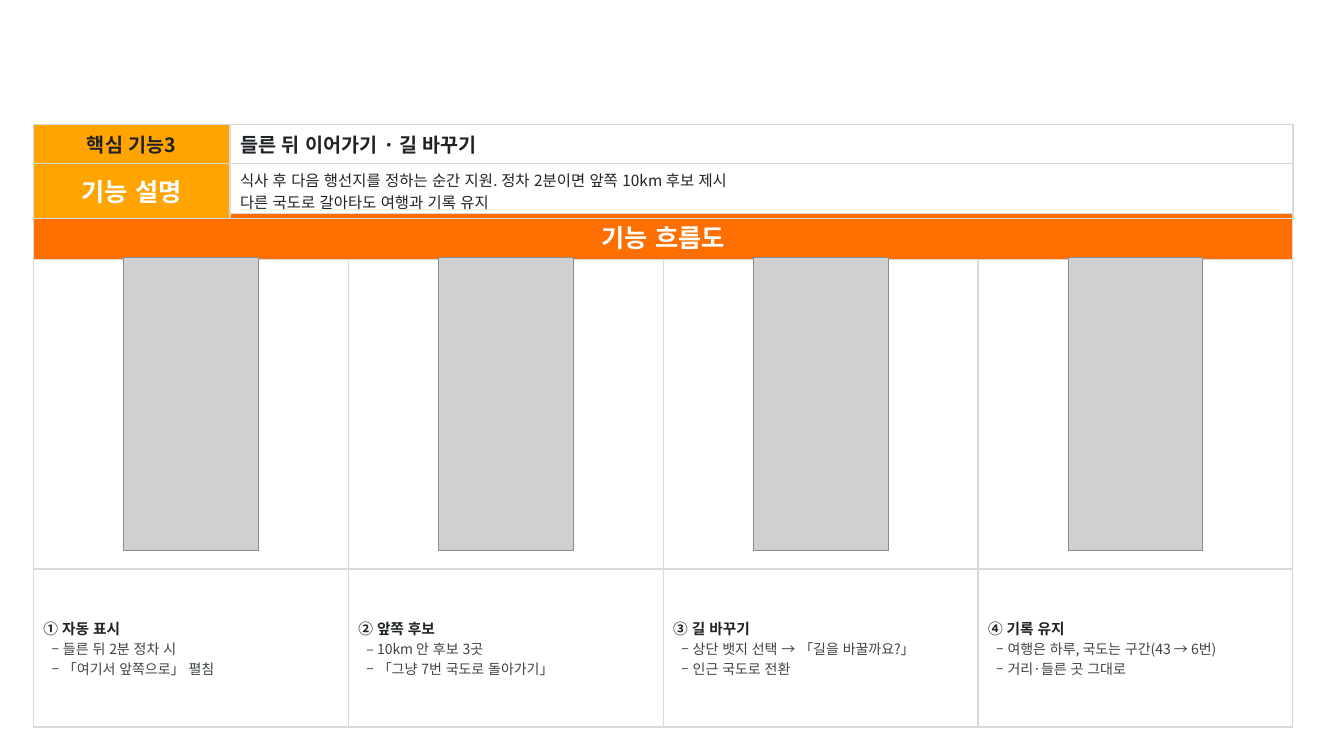
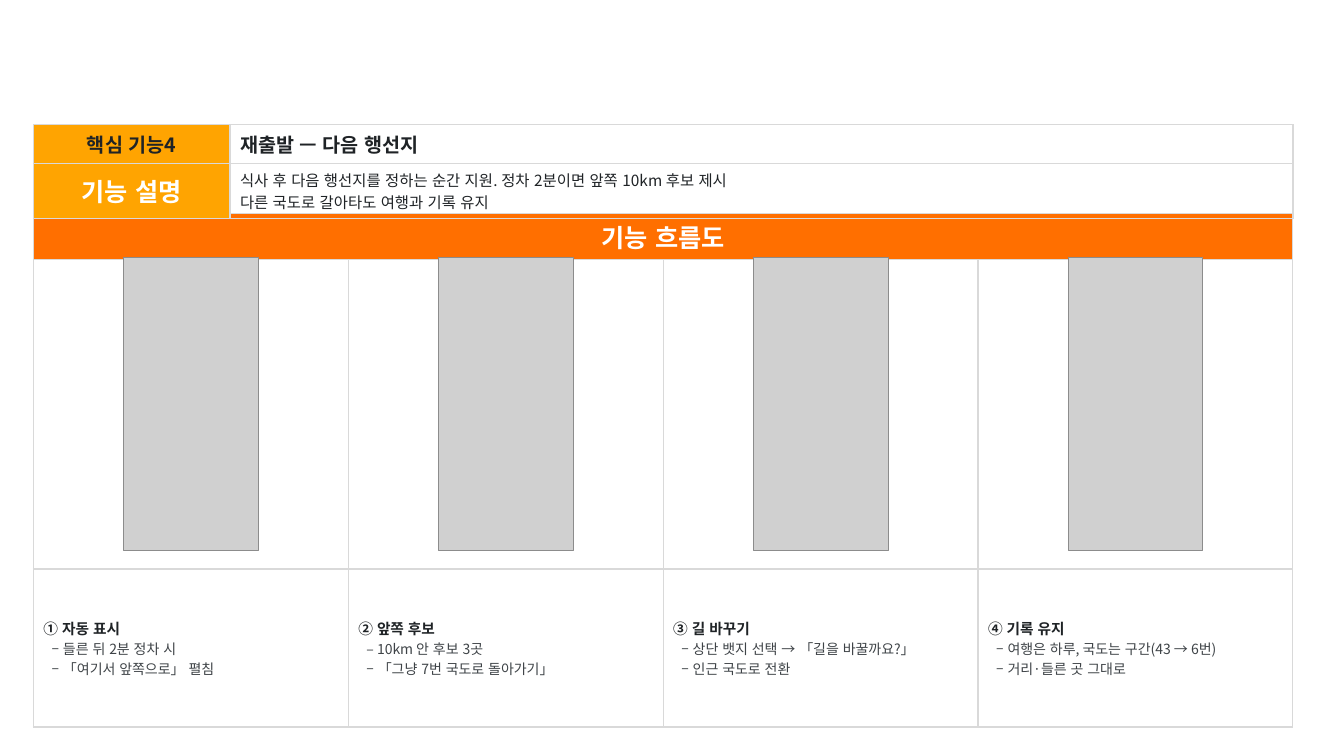
Before and after one commit to Hyee0ne/p-trip, a slide deck: slide 8 of docs/기능설명서_P의여행.pptx (slide 7 before the commit). Drawn at 1344x756 pixels with LibreOffice and Linux fonts; fonts in the diff are those of the drawing; grey boxes stand for pictures; background and template pictures are left out. Boxes give left, top, right and bottom in pixels: in the first picture for what was removed or moved away, otherwise in the second. Text is boxed around its words. In the diff, an @@ line names an element or a change of style, - is before the commit and + after.

```diff
--- a/docs/기능설명서_P의여행.pptx
+++ b/docs/기능설명서_P의여행.pptx
@@ table at [33,125,1294,214] @@
-row 1, column 1: 핵심 기능3
+row 1, column 1: 핵심 기능4
-row 1, column 2: 들른 뒤 이어가기 · 길 바꾸기
+row 1, column 2: 재출발 — 다음 행선지
```
Also in this commit, not shown: 5 other slides changed, 2 other files.
